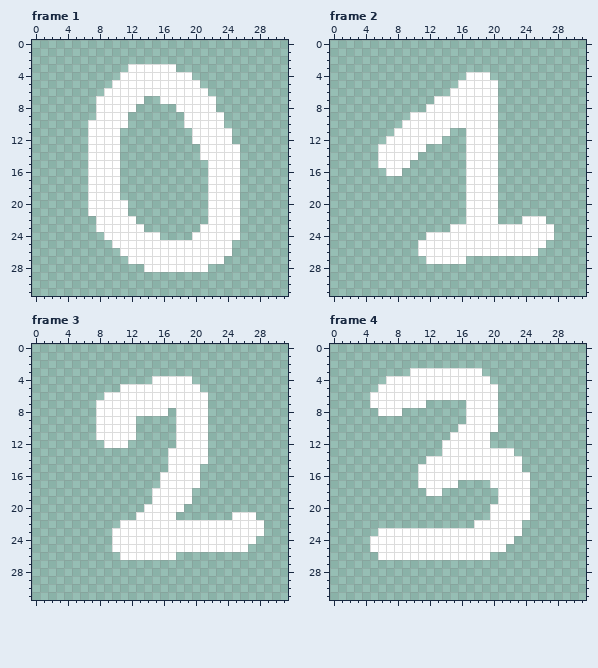
Pixel-art file, stored at src/assets/numbers.aseprite. Above, as it was before the edit.
32x32 pixels, 16 frames. Shown: frame 1, frame 2, frame 3, frame 4. The commit also changed other frames, which this record leaves out.
The result:
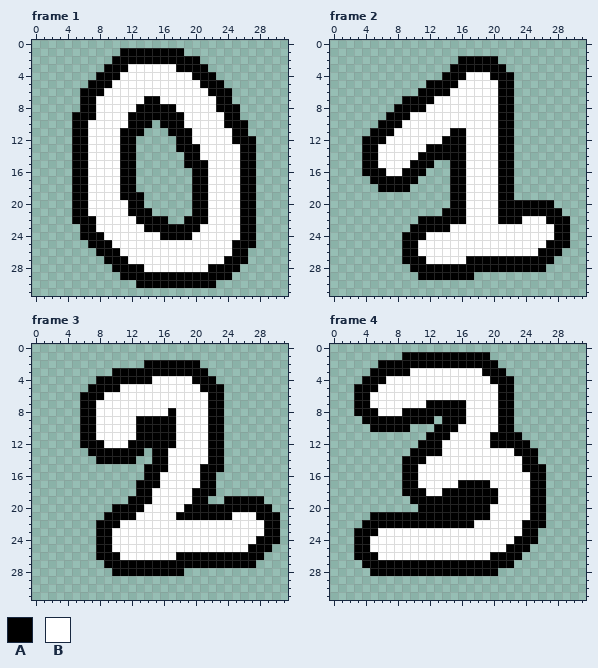
Palette (. is transparent): A #000000  B #ffffff
Changes in this commit:
Changed rows in their new state; - is an unchanged pixel.
Frame 1:
first column x 5:
 1 ------AAAAAAAA---------
 2 -----AAAAAAAAAAA-------
 3 ----AAA------AAAA------
 4 ---AAA---------AAA-----
 5 --AAA-----------AAA----
 6 -AAA-------------AAA---
 7 -AA------AA-------AA---
 8 -AA-----AAAAA-----AAA--
 9 AAA----AAAAAAA-----AA--
10 AA-----AAA-AAA-----AAA-
11 AA----AAA---AAA-----AA-
12 AA----AA-----AA-----AAA
13 AA----AA-----AAA-----AA
14 AA----AA------AA-----AA
15 AA----AA------AAA----AA
16 AA----AA-------AA----AA
17 AA----AA-------AA----AA
18 AA----AA-------AA----AA
19 AA----AAA------AA----AA
20 AA-----AA------AA----AA
21 AA-----AAA-----AA----AA
22 AAA-----AAAA--AAA----AA
23 -AA------AAAAAAA-----AA
24 -AAA-------AAAA------AA
25 --AAA---------------AAA
26 ---AAA--------------AA-
27 ----AAA------------AAA-
28 -----AAAA--------AAAA--
29 ------AAAAAAAAAAAAAA---
30 --------AAAAAAAAAA-----
Frame 2:
first column x 4:
 2 ------------AAAAA---------
 3 -----------AAAAAAA--------
 4 ----------AAA---AAA-------
 5 --------AAAA-----AA-------
 6 -------AAAA------AA-------
 7 -----AAAA--------AA-------
 8 ----AAAA---------AA-------
 9 ---AAA-----------AA-------
10 --AAA------------AA-------
11 -AAA-------AA----AA-------
12 AAA-------AAA----AA-------
13 AA------AAAAA----AA-------
14 AA-----AAAAAA----AA-------
15 AA----AAA--AA----AA-------
16 AAA--AAA---AA----AA-------
17 -AAAAAA----AA----AA-------
18 --AAAA-----AA----AA-------
19 -----------AA----AA-------
20 -----------AA----AAAAAAA--
21 ----------AAA----AAAAAAAA-
22 -------AAAAAA----AAA---AAA
23 ------AAAAA-------------AA
24 -----AAA----------------AA
25 -----AA----------------AAA
26 -----AA---------------AAA-
27 -----AAA-----AAAAAAAAAAA--
28 ------AAAAAAAAAAAAAAAAA---
29 -------AAAAAAA------------
Frame 3:
first column x 6:
 2 --------AAAAAAA----------
 3 ----AAAAAAAAAAAA---------
 4 --AAAAAAA-----AAA--------
 5 -AAAA----------AAA-------
 6 AAA-------------AA-------
 7 AA--------------AA-------
 8 AA---------A----AA-------
 9 AA-----AAAAA----AA-------
10 AA-----AAAAA----AA-------
11 AA-----AAAAA----AA-------
12 AAA---AAAAAA----AA-------
13 -AAAAAAA-AA-----AA-------
14 --AAAAA--AA-----AA-------
15 --------AAA----AAA-------
16 --------AA-----AA--------
17 -------AAA-----AA--------
18 -------AA-----AAA--------
19 ------AAA-----AA--AAAAA--
20 ----AAAA-----AAAAAAAAAAA-
21 ---AAAA-----AAAAAAA---AAA
22 --AAA------------------AA
23 --AA-------------------AA
24 --AA------------------AAA
25 --AA-----------------AAA-
26 --AAA-------AAAAAAAAAAA--
27 ---AAAAAAAAAAAAAAAAAAA---
28 ----AAAAAAAAA------------
Frame 4:
first column x 3:
 1 ------AAAAAAAAAAA-------
 2 ---AAAAAAAAAAAAAAA------
 3 --AAAAA---------AAA-----
 4 -AAA-------------AAA----
 5 AAA---------------AA----
 6 AA----------------AA----
 7 AA-------AAAAA----AA----
 8 AAA---AAAAAAAA----AA----
 9 -AAAAAAAAA-AAA----AA----
10 --AAAAA---AAA-----AA----
11 ---------AAA-----AAAA---
12 --------AAA------AAAAA--
13 -------AAAA---------AAA-
14 ------AAA------------AA-
15 ------AA-------------AAA
16 ------AA--------------AA
17 ------AA-----AAAA-----AA
18 ------AAA--AAAAAAA----AA
19 -------AAAAAAAAAAA----AA
20 --------AAAAAAAAA-----AA
21 --AAAAAAAAAAAAAAA-----AA
22 -AAAAAAAAAAAAAA------AAA
23 AAA------------------AA-
24 AA------------------AAA-
25 AA-----------------AAA--
26 AAA--------------AAAA---
27 -AAAAAAAAAAAAAAAAAAA----
28 --AAAAAAAAAAAAAAAA------
Where, in picture pixels (left, top, right, bottom), the same in both pictures:
added: (72, 48, 256, 288)
added: (362, 56, 570, 280)
added: (80, 360, 280, 576)
added: (354, 352, 546, 576)
